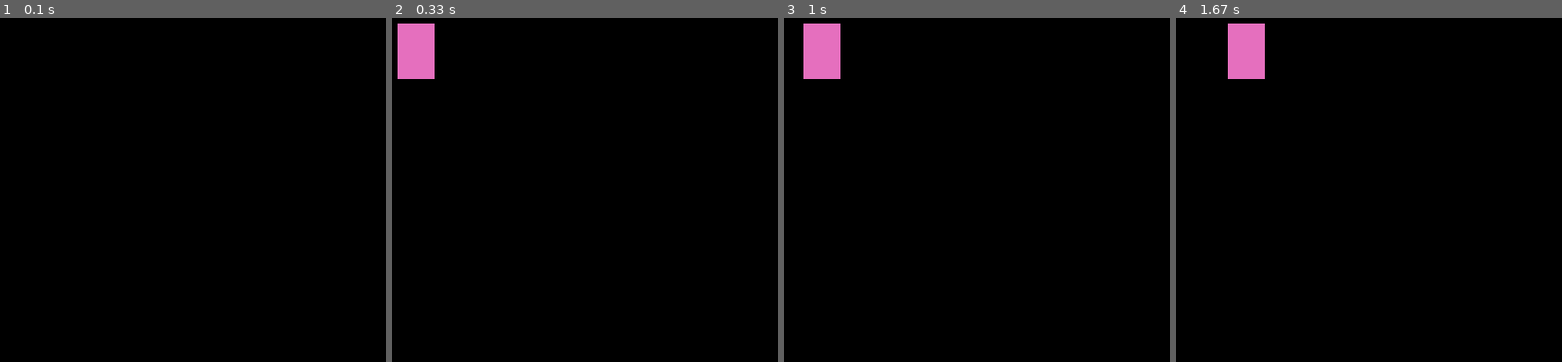
Above: before the commit, frames 1-4 (left to right).
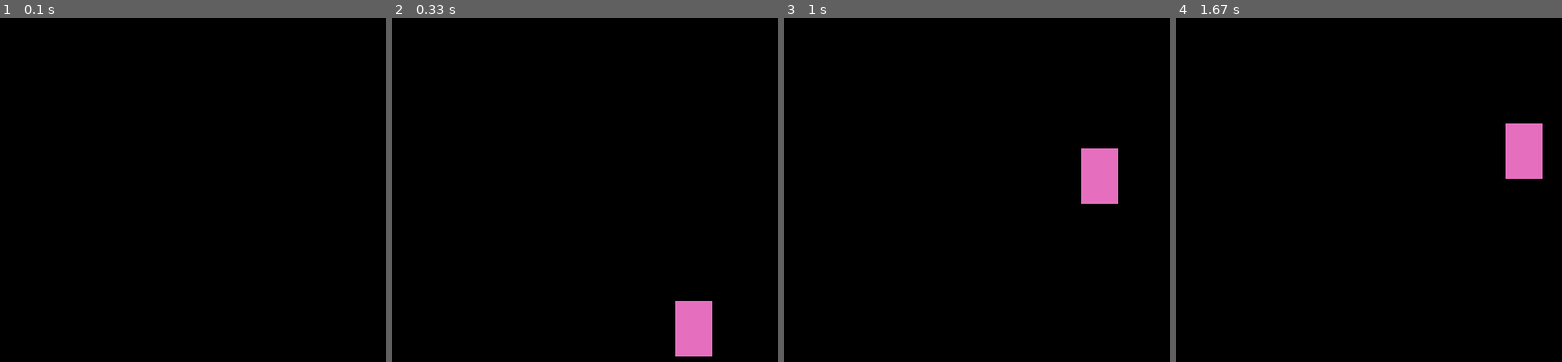
Above: after the commit, the same moments.

Repository: NikolayL2sch/pygame
Game: pygame game, started from moveable_rect.py
Two runs of this game, one before a commit and one after it. Both use one fixed random seed, a clock stepped at 60 frames per second and the inputs below.
Inputs:
- Up to frame 1 (0.1 s): no input
- Up to frame 2 (0.33 s): no input
- Up to frame 3 (1 s): tap Space at 0.33, 0.73 s; hold Right from 0.67 s (still down)
- Up to frame 4 (1.67 s): release Right at 1.13 s; hold Right 1.17-1.63 s; tap Space at 1.23 s

Frame 1 is identical in both runs. In frame 2, 3.1% of the frame differs, in the area x 1-83%, y 1-99%; in frame 3, 3.1%; in frame 4, 3.1%.

Commit message:
Update moveable_rect.py

Diff:
--- a/moveable_rect.py
+++ b/moveable_rect.py
@@ -5,11 +5,14 @@
 
 pygame.display.set_caption('my first game')
 
-x = 50
-y = 50
+x = 350
+y = 350
 width = 40
 height = 60
 velocity = 5
+
+isJump = False
+jumpcnt = 10
 
 run = True
 while run:
@@ -21,14 +24,23 @@
 
     keys = pygame.key.get_pressed()
 
-    if keys[pygame.K_LEFT]:
+    if keys[pygame.K_LEFT] and x>=velocity:
         x-=velocity
-    if keys[pygame.K_RIGHT]:
+    if keys[pygame.K_RIGHT] and x<=500-width-velocity:
         x+=velocity
-    if keys[pygame.K_DOWN]:
-        y+=velocity
-    if keys[pygame.K_UP]:
-        y-=velocity
+    if not(isJump):
+        if keys[pygame.K_SPACE]:
+            isJump = True
+    else:
+        if jumpcnt >= -10:
+            neg = 1
+            if jumpcnt < 0:
+                neg = -1
+            y-= (jumpcnt ** 2)*0.5 * neg
+            jumpcnt-= 1
+        else:
+            isJump = False
+            jumpcnt = 10
     win.fill((0,0,0))
     pygame.draw.rect(win,(229,111,190),(x,y,width,height))
     pygame.display.update()
